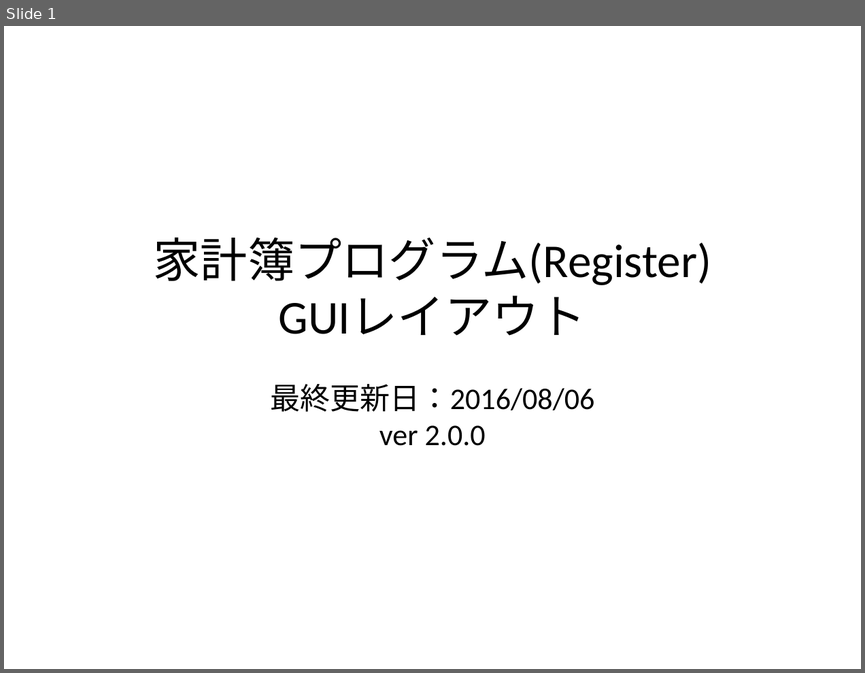
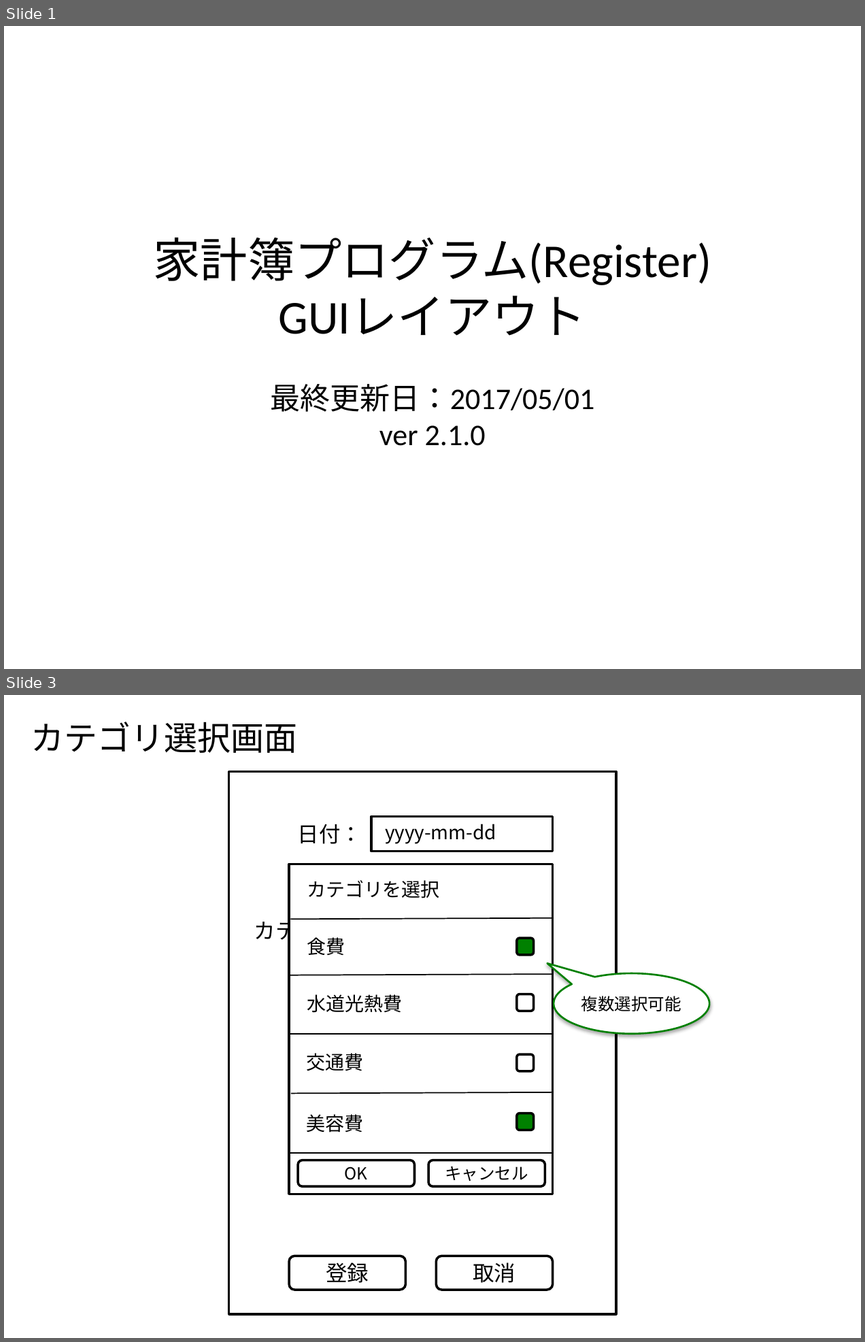
Before and after one commit to Leonis0813/chort, a slide deck: bin/adhafera.pptx. Shown one above the other, each under a label of ours: slide 1 before the commit, slides 1 and 3 after it; the slides between them are not shown. The pictures are 865x673 and 865x1342 pixels, drawn with LibreOffice and Linux fonts; fonts in the diff are those of the drawing. Boxes give left, top, right and bottom in pixels: in the first picture for what was removed or moved away, otherwise in the second. Text is boxed around its words. In the diff, an @@ line names an element or a change of style, - is before the commit and + after.

```diff
--- a/bin/adhafera.pptx
+++ b/bin/adhafera.pptx
@@ slide 3 added at (4, 695, 861, 1338), background #FFFFFF @@
@@ text added at (31, 722, 297, 753), 28 pt, text #000000 @@
+カテゴリ選択画面
@@ rectangle added at (290, 864, 553, 1193), fill #FFFFFF, outline #000000 2 pt @@
@@ text added at (307, 880, 439, 898), 16 pt, text #000000 @@
+カテゴリを選択
@@ line added from (290, 919) to (552, 918), #000000 1 pt @@
@@ text added at (307, 937, 345, 955), 16 pt, text #000000 @@
+食費
@@ rounded rectangle added at (516, 938, 534, 955), fill #008000, outline #000000 2 pt @@
@@ line added from (290, 975) to (551, 974), #000000 1 pt @@
@@ speech bubble added at (553, 974, 709, 1034), fill #FFFFFF, outline #008000 1.5 pt @@
@@ text added at (307, 994, 402, 1013), 16 pt, text #000000 @@
+水道光熱費
@@ rounded rectangle added at (516, 994, 534, 1011), outline #000000 2 pt @@
@@ text added at (581, 996, 681, 1011), 14 pt, text #000000 @@
+複数選択可能
@@ line added from (290, 1034) to (552, 1034), #000000 1 pt @@
@@ text added at (307, 1053, 364, 1071), 16 pt, text #000000 @@
+交通費
@@ rounded rectangle added at (516, 1054, 534, 1071), outline #000000 2 pt @@
@@ line added from (291, 1093) to (553, 1091), #000000 1 pt @@
@@ group added at (228, 771, 616, 1314): 7 texts, 5 rectangles, 2 rounded rectangles @@
+日付：
+内容：
+カテゴリ：
+金額：
+登録
+取消
+yyyy-mm-dd
+収支：
+xxxxx 円
@@ text added at (307, 1114, 364, 1132), 16 pt, text #000000 @@
+美容費
@@ rounded rectangle added at (516, 1113, 534, 1130), fill #008000, outline #000000 2 pt @@
@@ line added from (290, 1153) to (553, 1153), #000000 1 pt @@
@@ rounded rectangle added at (298, 1160, 415, 1187), outline #000000 2 pt, 14 pt, text #000000 @@
+OK
@@ rounded rectangle added at (428, 1160, 545, 1187), outline #000000 2 pt, 14 pt, text #000000 @@
+キャンセル
@@ slide 1 changed as well @@
@@ title at (153, 237, 711, 446): text changed @@
-家計簿プログラム(Register)
-GUIレイアウト
-最終更新日：2016/08/06
-ver 2.0.0
+家計簿プログラム(Register)
+GUIレイアウト
+最終更新日：2017/05/01
+ver 2.1.0
```
Also in this commit, not shown: 3 other slides changed.
